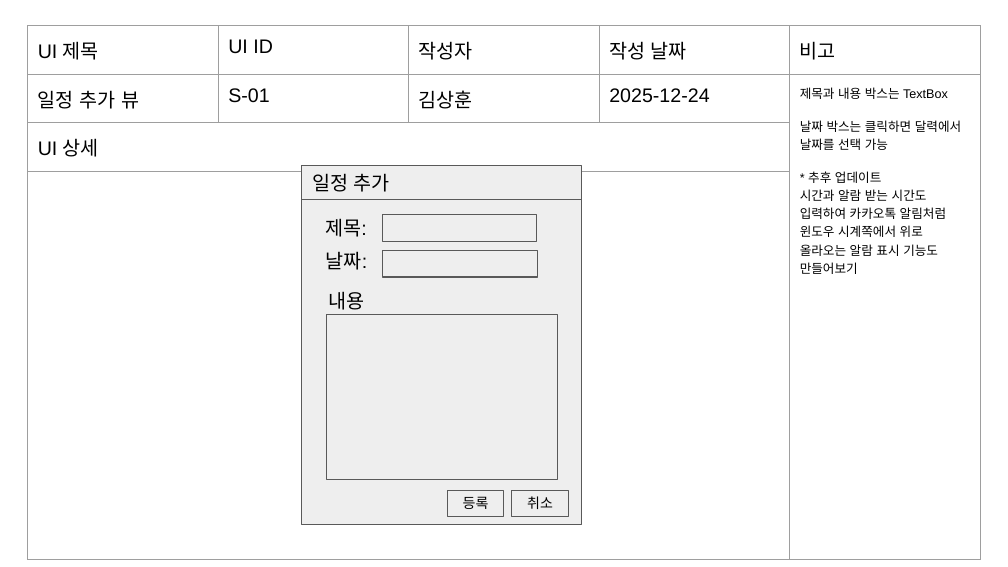
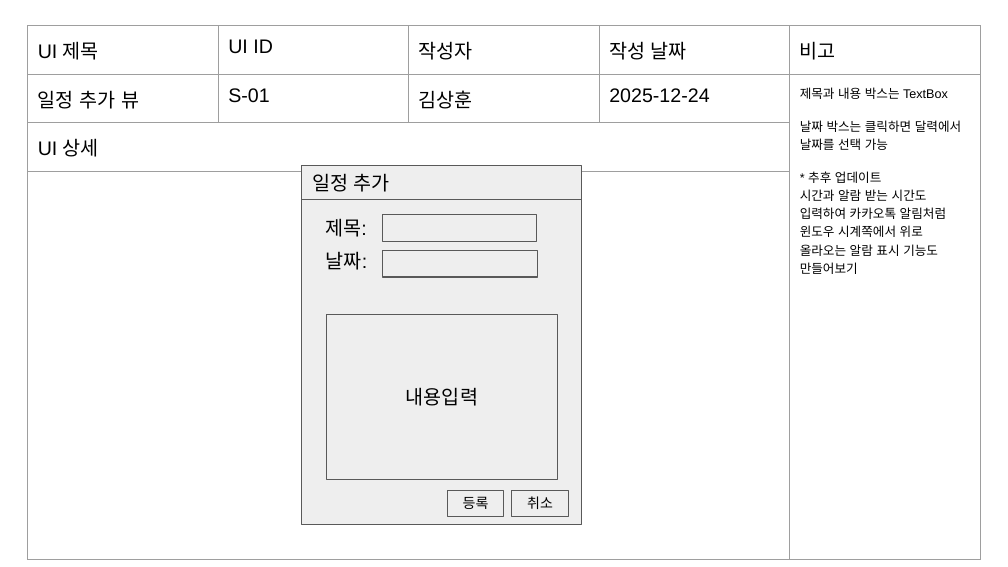
Before and after one commit to yofp1937/Todo_List, a slide deck: slide 7 of 문서/Todo_List 화면 기획서.pptx. Drawn at 1008x567 pixels with LibreOffice and Linux fonts; fonts in the diff are those of the drawing. Boxes give left, top, right and bottom in pixels: in the first picture for what was removed or moved away, otherwise in the second. Text is boxed around its words. In the diff, an @@ line names an element or a change of style, - is before the commit and + after.

```diff
--- a/문서/Todo_List 화면 기획서.pptx
+++ b/문서/Todo_List 화면 기획서.pptx
@@ text removed at box(328, 291, 364, 310) @@
-내용
@@ text in rectangle at box(406, 387, 478, 406): text added @@
+내용입력
```
Also in this commit, not shown: 5 other slides changed, 43 other files.
